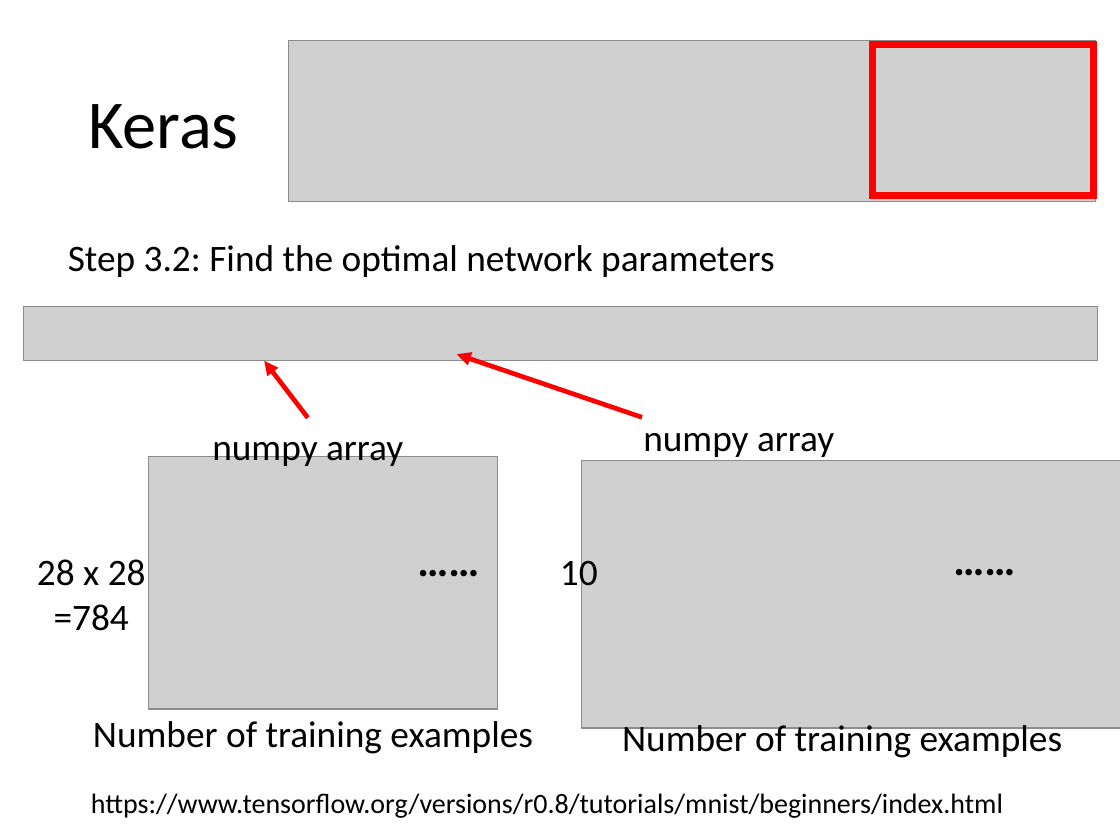
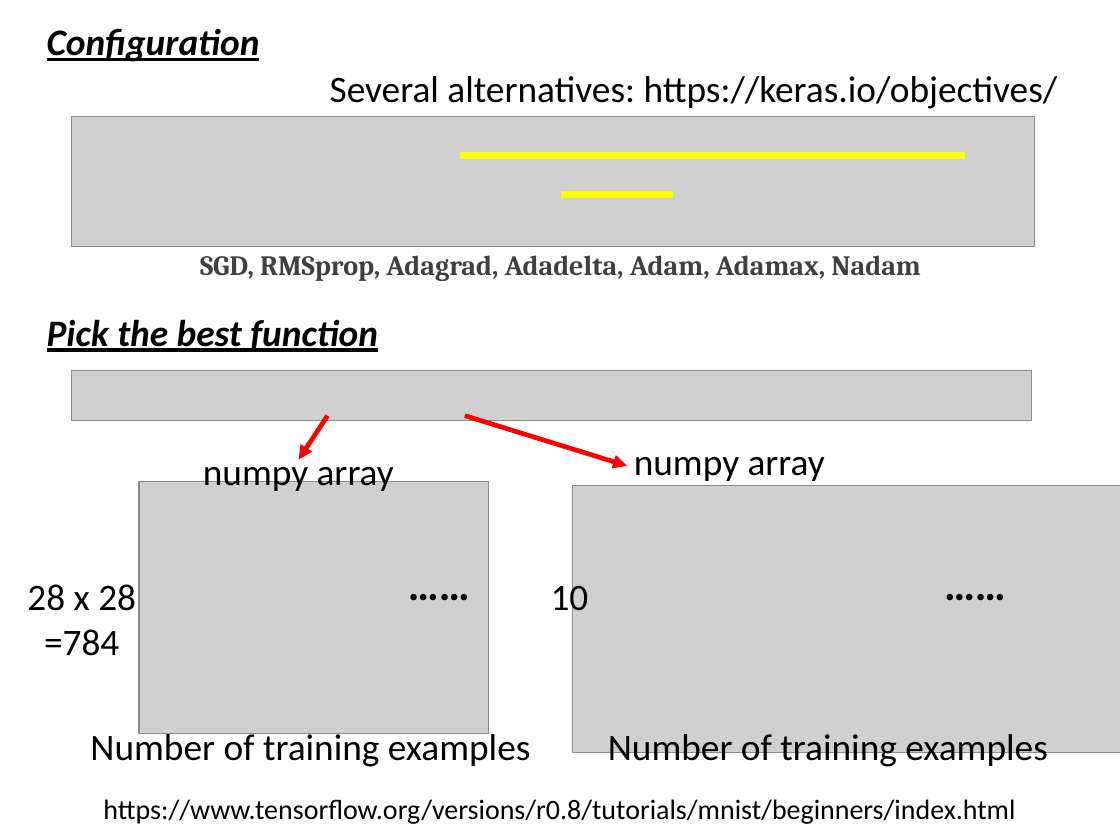
Before and after one commit to allenyllee/AIacademy, a slide deck: slide 8 of 深度學習理論-深層神經網路基礎與卷積神經網路@李宏毅/lecture 3 - keras.pptx (slide 11 before the commit). Drawn at 1120x840 pixels with LibreOffice and Linux fonts; fonts in the diff are those of the drawing; grey boxes stand for pictures. Boxes give left, top, right and bottom in pixels: in the first picture for what was removed or moved away, otherwise in the second. Text is boxed around its words. In the diff, an @@ line names an element or a change of style, - is before the commit and + after.

```diff
--- a/深度學習理論-深層神經網路基礎與卷積神經網路@李宏毅/lecture 3 - keras.pptx
+++ b/深度學習理論-深層神經網路基礎與卷積神經網路@李宏毅/lecture 3 - keras.pptx
@@ text added at bbox=[47, 28, 260, 62], 24 pt, text #000000, bold, italic, underline @@
+Configuration
@@ picture removed at bbox=[289, 40, 1095, 202] @@
@@ rectangle removed at bbox=[872, 45, 1093, 196] @@
@@ text added at bbox=[330, 76, 1058, 109], 24 pt, text #000000 @@
+Several alternatives: https://keras.io/objectives/
@@ picture added at bbox=[72, 116, 1035, 246] @@
@@ title removed at bbox=[88, 104, 238, 149] @@
-Keras
@@ line added from (460, 156) to (965, 156), #FFFF00 4.5 pt @@
@@ line added from (561, 194) to (673, 194), #FFFF00 4.5 pt @@
@@ text removed at bbox=[68, 245, 775, 277] @@
-Step 3.2: Find the optimal network parameters
@@ text added at bbox=[200, 255, 920, 281], 18 pt, text #404040, bold @@
+SGD, RMSprop, Adagrad, Adadelta, Adam, Adamax, Nadam
@@ picture removed at bbox=[24, 307, 1098, 361] @@
@@ text added at bbox=[47, 319, 378, 352], 24 pt, text #000000, bold, italic, underline @@
+Pick the best function
@@ picture added at bbox=[72, 371, 1033, 421] @@
@@ arrow moved from (308, 418) - (264, 361) to (327, 416) - (299, 459) @@
@@ arrow moved from (642, 418) - (457, 354) to (465, 416) - (627, 466) @@
@@ 6 texts, 2 pictures: place and size @@
-6 texts, 2 pictures at bbox=[37, 433, 1120, 728]
+6 texts, 2 pictures at bbox=[27, 454, 1120, 753]
@@ text "Number of training examples" rewrapped from bbox=[93, 721, 533, 754] to bbox=[90, 728, 531, 767] @@
@@ text "Number of training examples": place and size @@
-text "Number of training examples" at bbox=[622, 720, 1063, 758]
+text "Number of training examples" at bbox=[608, 734, 1048, 770]
@@ text "https://www.tensorflow.org/versions/r0.8/tutorials/mnist/beg ...": place and size @@
-text "https://www.tensorflow.org/versions/r0.8/tutorials/mnist/beg ..." at bbox=[91, 793, 1003, 818]
+text "https://www.tensorflow.org/versions/r0.8/tutorials/mnist/beg ..." at bbox=[103, 799, 1015, 824]
```
Also in this commit, not shown: 2 other slides changed, 2 slides removed, 3 other files.
